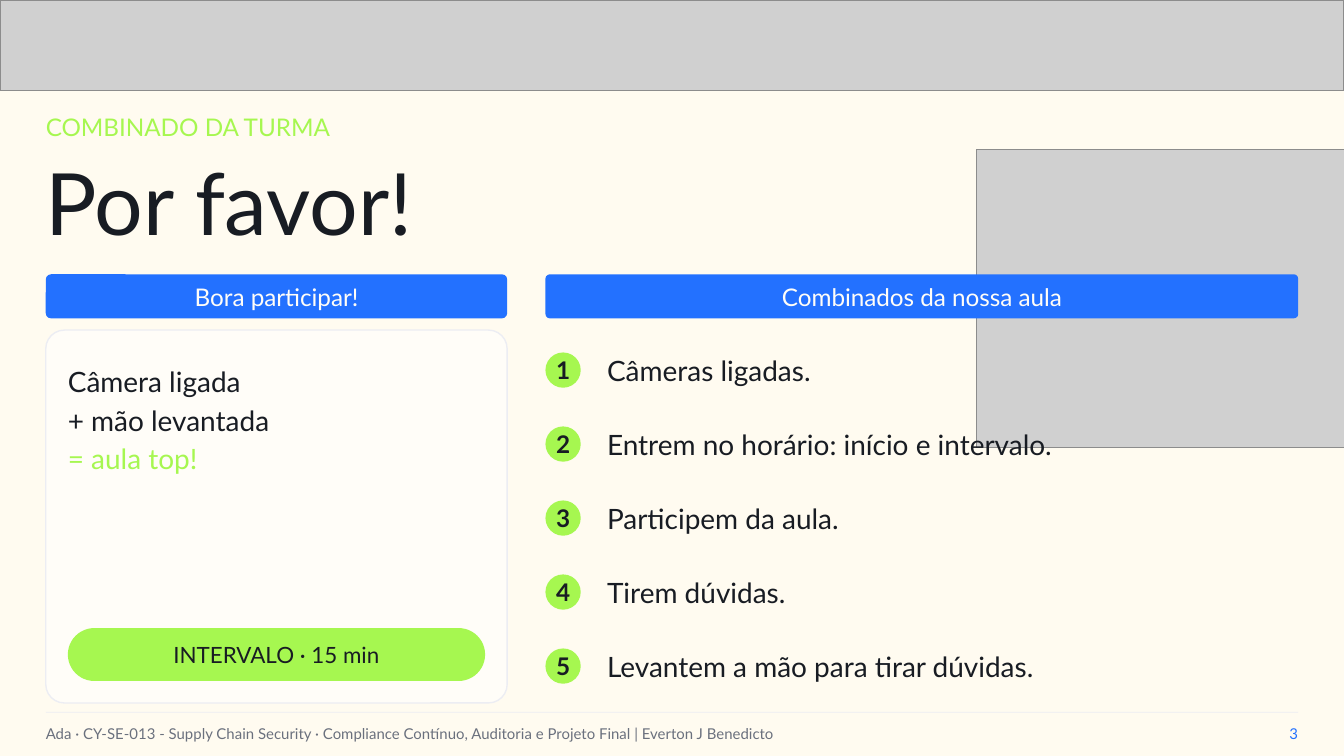
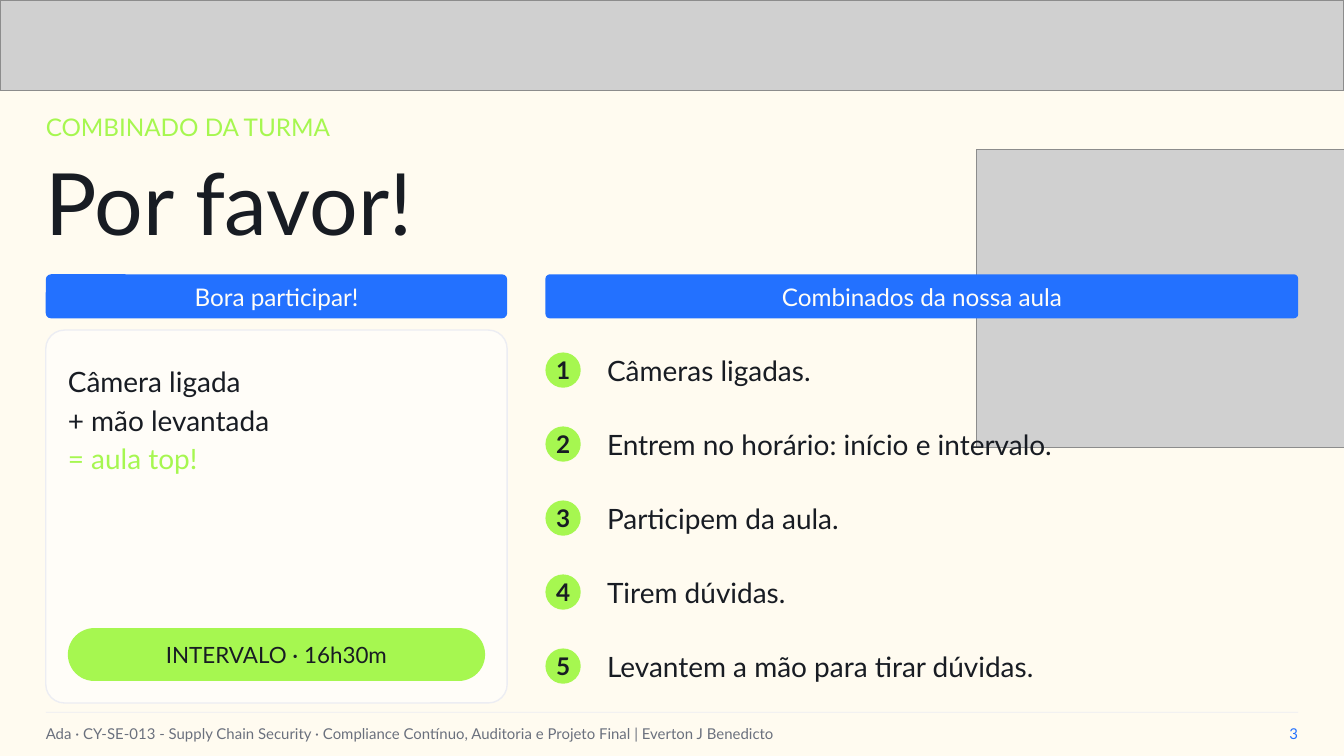
Before and after one commit to everton-dev/AdaTech.Aulas, a slide deck: slide 3 of CY-SE-013 - Supply Chain Security/slides/Aula_08_Compliance_Continuo_Auditoria_e_Projeto_Final.pptx. Drawn at 1344x756 pixels with LibreOffice and Linux fonts; fonts in the diff are those of the drawing; grey boxes stand for pictures. Boxes give left, top, right and bottom in pixels: in the first picture for what was removed or moved away, otherwise in the second. Text is boxed around its words. In the diff, an @@ line names an element or a change of style, - is before the commit and + after.

```diff
--- a/CY-SE-013 - Supply Chain Security/slides/Aula_08_Compliance_Continuo_Auditoria_e_Projeto_Final.pptx
+++ b/CY-SE-013 - Supply Chain Security/slides/Aula_08_Compliance_Continuo_Auditoria_e_Projeto_Final.pptx
@@ text at [166,646,387,663]: text changed @@
-INTERVALO · 15 min
+INTERVALO · 16h30m
```
Also in this commit, not shown: 9 other slides changed, 1 slide added, 1 slide removed, 4 other files.
